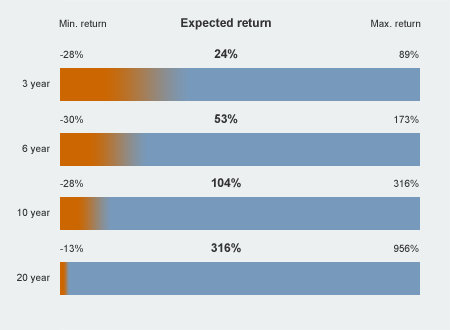
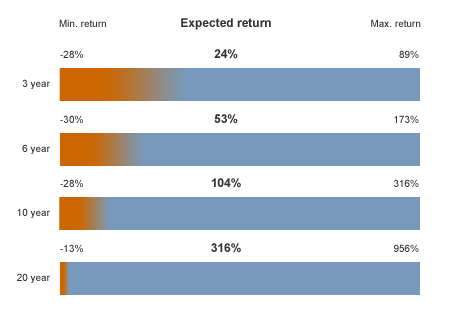
The second 450 × 330 image is a revision of the first. Changes to its layers:
painted on "maxReturn3YearsText" over box(399, 50, 408, 57)
painted on "maxReturn10YearsText" over box(395, 182, 409, 187)
painted on "maxReturn20YearsText" over box(395, 244, 409, 252)
painted on "maxLoss10YearsText" over box(69, 180, 74, 186)
painted on "maxLoss3YearsText" over box(69, 51, 74, 57)
painted on "exp20YearsText" over box(211, 243, 240, 253)
painted on "exp10YearsText" over box(232, 178, 240, 188)
painted on "exp6YearsText" over box(214, 114, 237, 124)
painted on "exp3YearsText" over box(216, 49, 237, 59)
painted on "year20Text" over box(32, 276, 50, 283)
painted on "year10Text" over box(32, 211, 50, 218)
painted on "year6Text" over box(23, 147, 50, 154)
painted on "year3Text" over box(23, 82, 50, 89)
painted on "expReturnText" over box(197, 21, 271, 27)
painted on "maxLossText" over box(83, 22, 101, 26)
painted on "maxReturnText" over box(379, 22, 415, 27)
hid "sharpen up left side" over box(0, 0, 60, 330)
hid "background", painted on it over box(0, 0, 450, 330)
